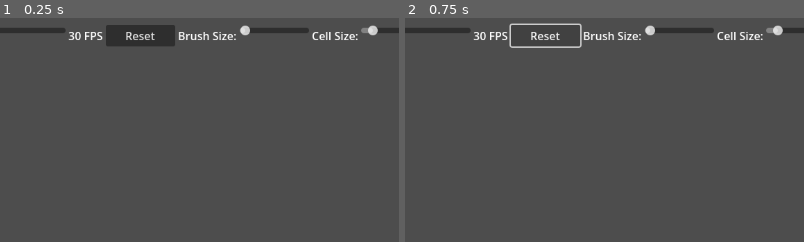
Above: before the commit, frames 1-2 (left to right).
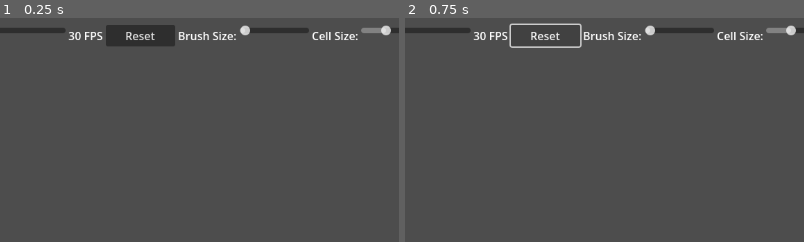
Above: after the commit, the same moments.

Repository: alpapaydin/Godot-4-Game-of-Life-Compute-Shader
Game: Godot game, scene res://main.tscn
The game is run twice, just before and just after one commit, with the same random seed, the same clock (stepped at 60 frames per second) and the same inputs.
Inputs:
- Up to frame 1 (0.25 s): no input
- Up to frame 2 (0.75 s): click "Reset" at 0.5 s
The pictures show only the part of the screen within x 24-74%, y 0-50%; the shares and areas given below are measured in that part.

The runs differ from the first frame. In frame 1, 0.2% of the frame differs, in the area x 92-98%, y 3-9%; in frame 2, 0.2%.
Error before the commit: Cannot call method 'texture_update' on a null value. (res://shader_loader.gd:172)
Error after the commit: Cannot call method 'texture_update' on a null value. (res://shader_loader.gd:189)

Commit message:
color over age

Diff:
--- a/shader_loader.gd
+++ b/shader_loader.gd
@@ -18,7 +18,7 @@
 var simulation_running: bool = true
 var current_image: Image
 var brush_size: int = 1
-var cell_size: int = 2
+var cell_size: int = 4
 var is_drawing: bool = false
 var is_erasing: bool = false
 var display_dimension: int = 512
@@ -93,13 +93,12 @@
 	var screen_size = get_viewport().get_visible_rect().size
 	display_dimension = mini(screen_size.x, screen_size.y)
 	texture_rect.custom_minimum_size = Vector2(display_dimension, display_dimension)
-	update_display()
+	texture_rect.texture_filter = CanvasItem.TEXTURE_FILTER_NEAREST
 
 func update_display() -> void:
 	if current_image:
-		var resized_image = current_image.duplicate()
-		resized_image.resize(dimension * cell_size, dimension * cell_size, Image.INTERPOLATE_NEAREST)
-		texture_rect.texture = ImageTexture.create_from_image(resized_image)
+		texture_rect.texture = ImageTexture.create_from_image(current_image)
+		texture_rect.custom_minimum_size = Vector2(dimension * cell_size, dimension * cell_size)
 
 func _on_texture_gui_input(event: InputEvent) -> void:
 	if event is InputEventMouseButton:
@@ -116,14 +115,17 @@
 
 func draw_at_position(pos: Vector2, erase: bool = false) -> void:
 	if not current_image:
-		current_image = Image.create_from_data(dimension, dimension, false, Image.FORMAT_L8,
+		current_image = Image.create_from_data(dimension, dimension, false, Image.FORMAT_RGBA8,
 			rd.texture_get_data(current_state_rid, 0))
 	for y in range(-brush_size, brush_size + 1):
 		for x in range(-brush_size, brush_size + 1):
 			var draw_pos = Vector2i(pos) + Vector2i(x, y)
 			if draw_pos.x >= 0 and draw_pos.x < dimension and draw_pos.y >= 0 and draw_pos.y < dimension:
 				if x * x + y * y <= brush_size * brush_size:
-					current_image.set_pixelv(draw_pos, Color(1.0, 1.0, 1.0) if not erase else Color(0.0, 0.0, 0.0))
+					if erase:
+						current_image.set_pixelv(draw_pos, Color(0, 0, 0, 0))
+					else:
+						current_image.set_pixelv(draw_pos, Color(0, 0.5, 1, 1))
 	rd.texture_update(current_state_rid, 0, current_image.get_data())
 	update_display()
 
@@ -145,7 +147,7 @@
 		return
 	shader_rid = load_shader(rd, shader_file)
 	var format := RDTextureFormat.new()
-	format.format = RenderingDevice.DATA_FORMAT_R8_UNORM
+	format.format = RenderingDevice.DATA_FORMAT_R8G8B8A8_UNORM  # Changed from R8_UNORM
 	format.width = dimension
 	format.height = dimension
 	format.usage_bits = RenderingDevice.TEXTURE_USAGE_STORAGE_BIT | \
@@ -164,11 +166,26 @@
 	uniform_set = rd.uniform_set_create([current_uniform, next_uniform], shader_rid, 0)
 	pipeline = rd.compute_pipeline_create(shader_rid)
 
-func init_game(empty=false) -> void:
+func init_game(empty: bool = false) -> void:
 	var initial_state := PackedByteArray()
-	initial_state.resize(dimension * dimension)
-	for i in range(initial_state.size()):
-		initial_state[i] = (255 if randf() < 0.3 else 0) if not empty else 0
+	initial_state.resize(dimension * dimension * 4)
+
+	if empty:
+		initial_state.fill(0)
+	else:
+		# Random initialization
+		for i in range(0, initial_state.size(), 4):
+			if randf() < 0.3:
+				initial_state[i] = 0
+				initial_state[i+1] = 128
+				initial_state[i+2] = 255
+				initial_state[i+3] = 255
+			else:
+				initial_state[i] = 0
+				initial_state[i+1] = 0
+				initial_state[i+2] = 0
+				initial_state[i+3] = 0
+
 	rd.texture_update(current_state_rid, 0, initial_state)
 	current_image = null
 
@@ -183,13 +200,12 @@
 	rd.compute_list_bind_compute_pipeline(compute_list, pipeline)
 	rd.compute_list_bind_uniform_set(compute_list, uniform_set, 0)
 	@warning_ignore("integer_division")
-	rd.compute_list_dispatch(compute_list,dimension / 8, dimension / 8, 1)
+	rd.compute_list_dispatch(compute_list, dimension / 8, dimension / 8, 1)
 	rd.compute_list_end()
 	rd.submit()
 	rd.sync()
 	var output_bytes := rd.texture_get_data(next_state_rid, 0)
-	var result_image := Image.create_from_data(dimension, dimension, false, Image.FORMAT_L8, output_bytes)
-	current_image = result_image
+	current_image = Image.create_from_data(dimension, dimension, false, Image.FORMAT_RGBA8, output_bytes)
 	update_display()
 	var temp_rid := current_state_rid
 	current_state_rid = next_state_rid
Not shown, changed: game_of_life.glsl
